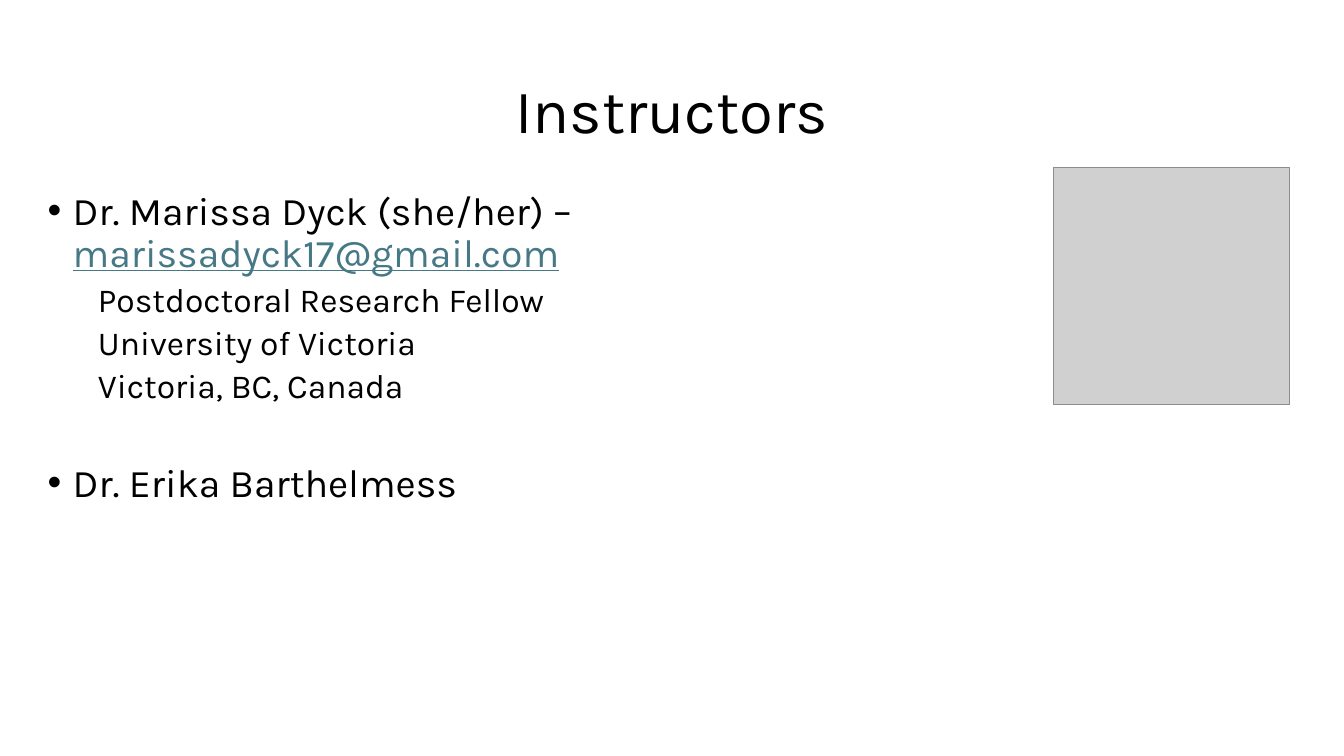
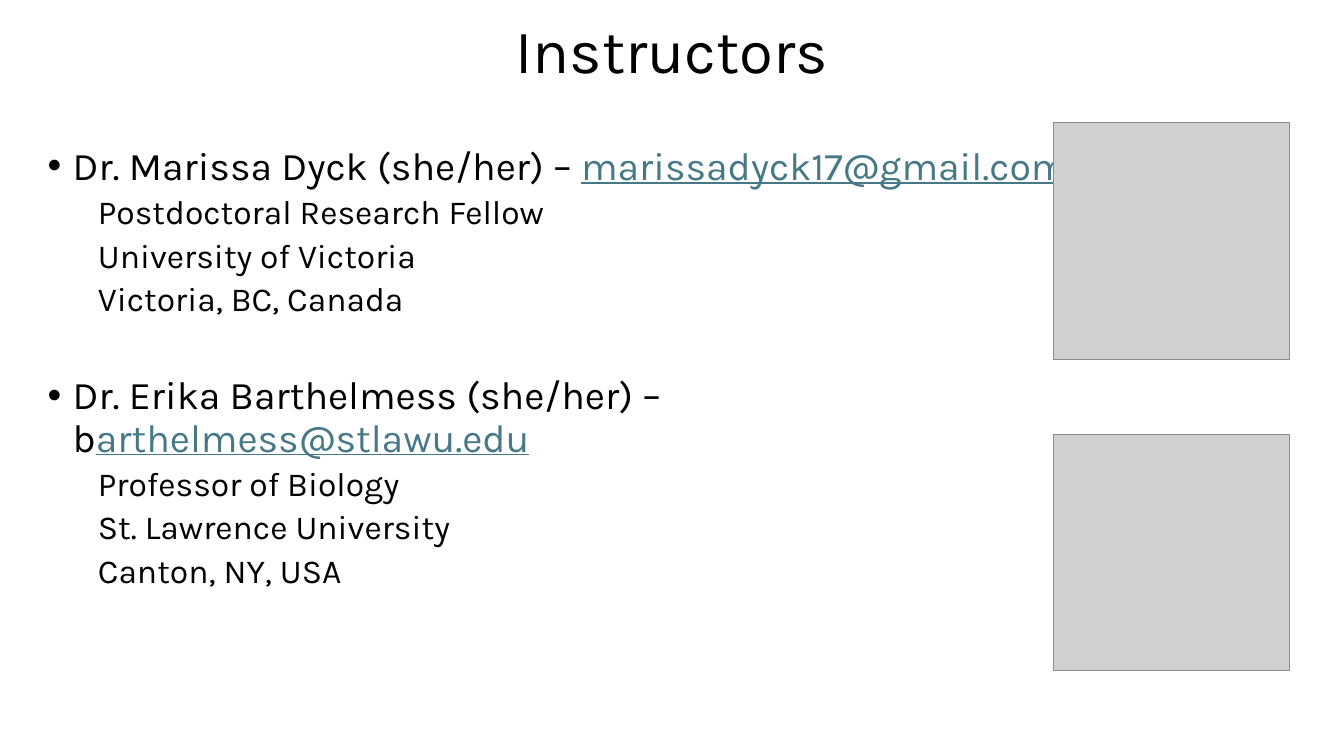
Before and after one commit to marissadyck/reproducible-research-R-ASM, a slide deck: slide 2 of docs/Reproducible research in R.pptx. Drawn at 1344x756 pixels with LibreOffice and Linux fonts; fonts in the diff are those of the drawing; grey boxes stand for pictures. Boxes give left, top, right and bottom in pixels: in the first picture for what was removed or moved away, otherwise in the second. Text is boxed around its words. In the diff, an @@ line names an element or a change of style, - is before the commit and + after.

```diff
--- a/docs/Reproducible research in R.pptx
+++ b/docs/Reproducible research in R.pptx
@@ title "Instructors": place and size @@
-title "Instructors" at (515,94,828,134)
+title "Instructors" at (515,34,828,74)
@@ text "Dr. Marissa Dyck (she/her) – ...": place and size @@
-text "Dr. Marissa Dyck (she/her) – ..." at (73,196,560,498)
+text "Dr. Marissa Dyck (she/her) – ..." at (73,145,1068,587)
@@ picture: place and size @@
-picture at (1054,167,1290,404)
+picture at (1054,123,1290,360)
@@ text at (73,380,633,587): text changed; size 28 to 24 pt @@
-• Dr. Erika Barthelmess
+• Dr. Erika Barthelmess (she/her) – barthelmess@stlawu.edu
+  Professor of Biology
+  St. Lawrence University
+  Canton, NY, USA
@@ picture added at (1054,435,1291,671) @@
```
Also in this commit, not shown: 1 other slide changed, 3 slides added, 2 other files.
